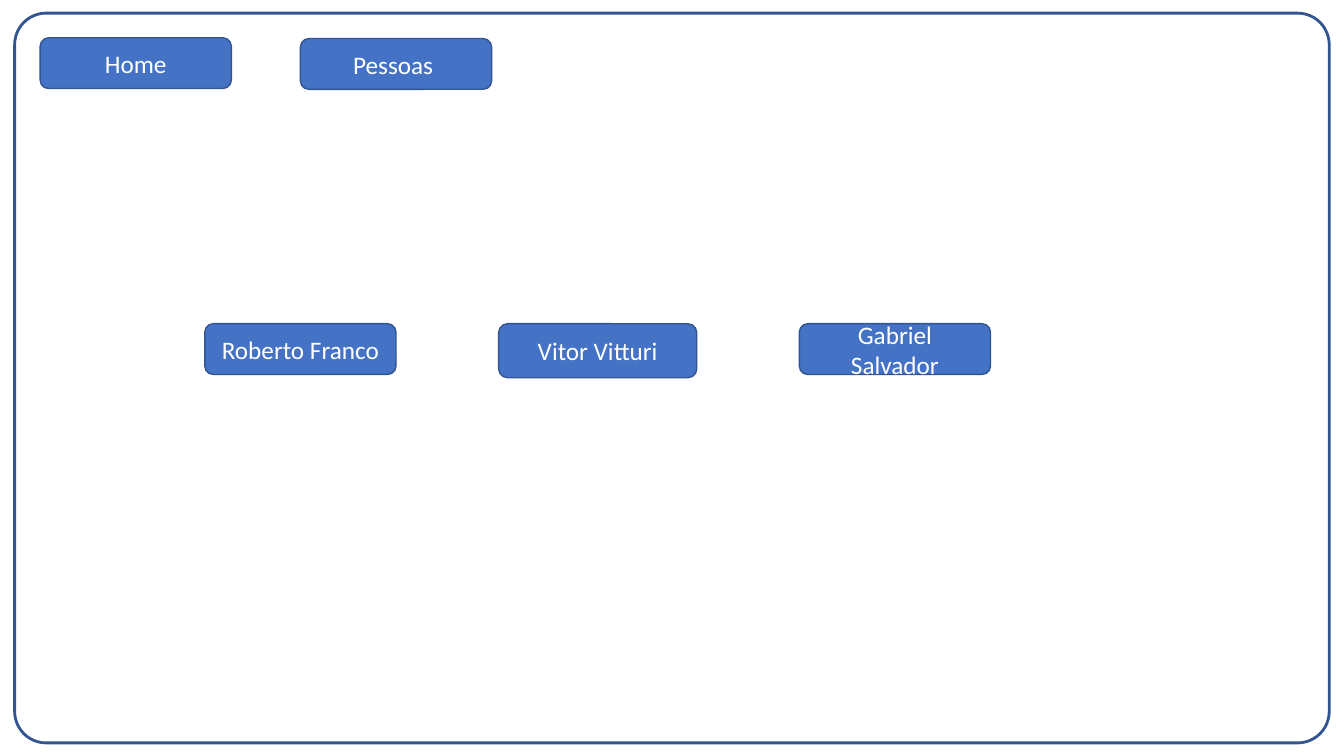
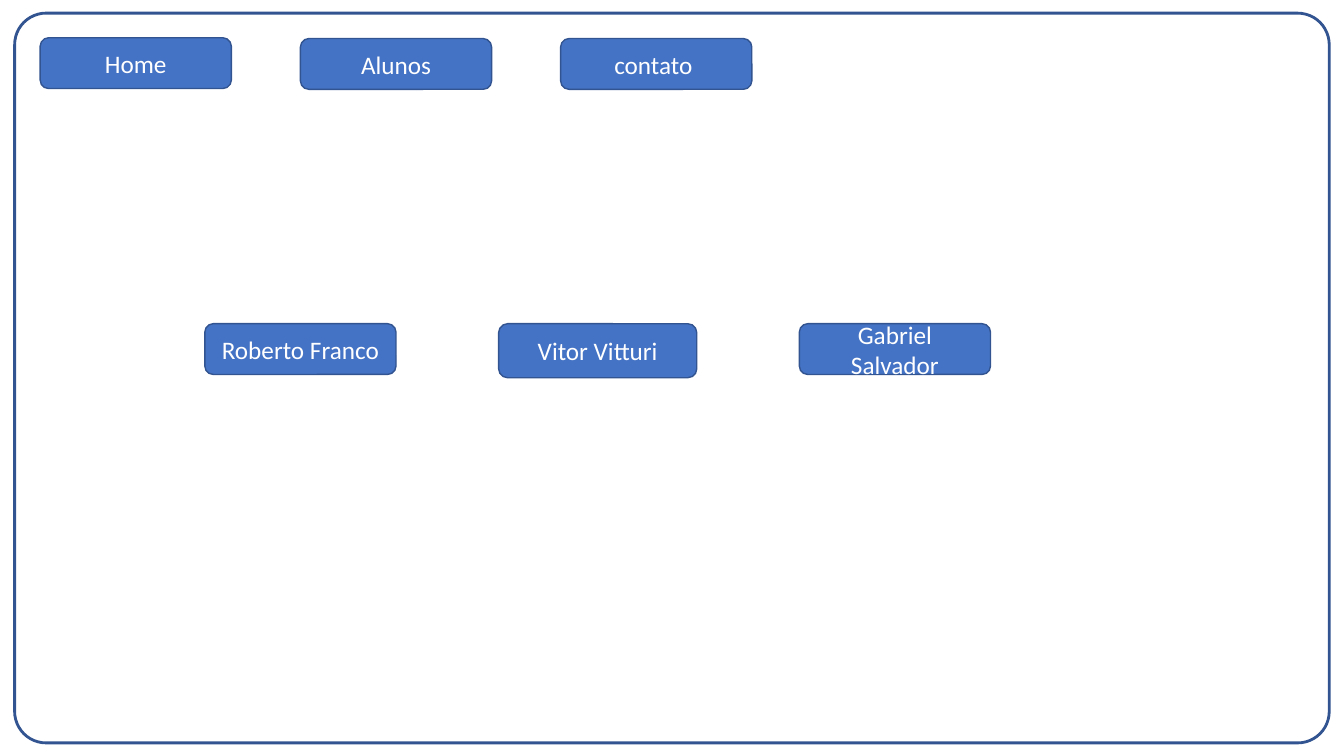
Before and after one commit to betofr1/co-design, a slide deck: slide 6 of Projeto 1/Entrega01.pptx. Drawn at 1344x756 pixels with LibreOffice and Linux fonts; fonts in the diff are those of the drawing. Boxes give left, top, right and bottom in pixels: in the first picture for what was removed or moved away, otherwise in the second. Text is boxed around its words. In the diff, an @@ line names an element or a change of style, - is before the commit and + after.

```diff
--- a/Projeto 1/Entrega01.pptx
+++ b/Projeto 1/Entrega01.pptx
@@ text in rounded rectangle at (x1=361, y1=56, x2=431, y2=74): text changed @@
-Pessoas
+Alunos
@@ rounded rectangle added at (x1=561, y1=38, x2=752, y2=89), fill #4472C4, outline #325491 1 pt, 18 pt, text #FFFFFF @@
+contato
```
Also in this commit, not shown: 2 other slides changed, 1 slide added, 1 slide removed, 6 other files.
